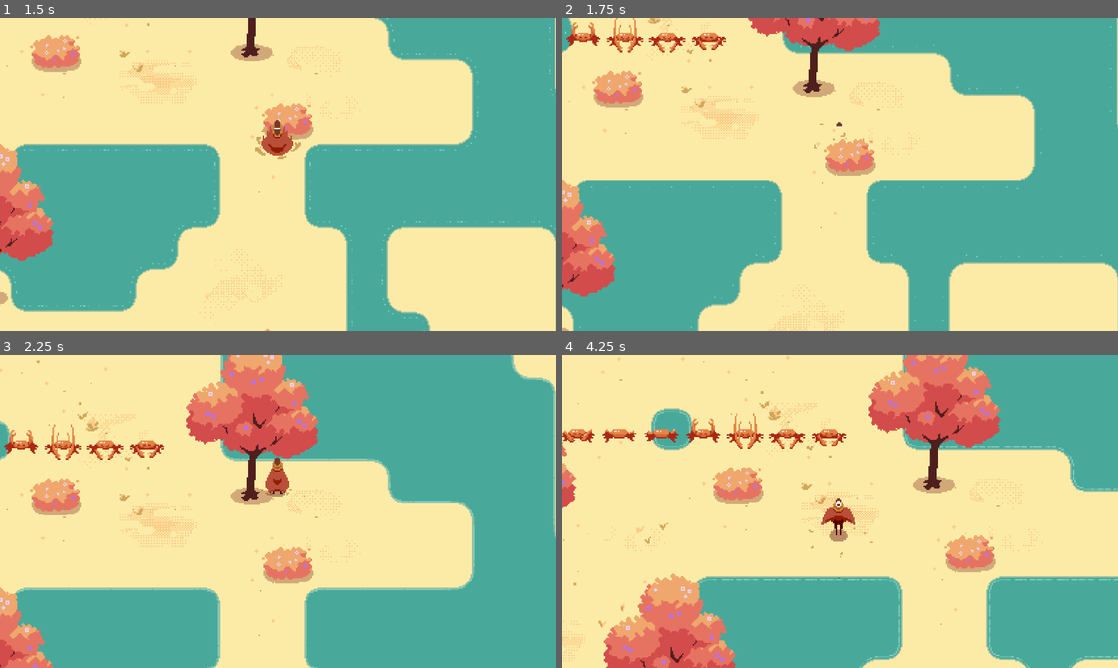
Above: before the commit, frames 1-4 (two rows, left to right).
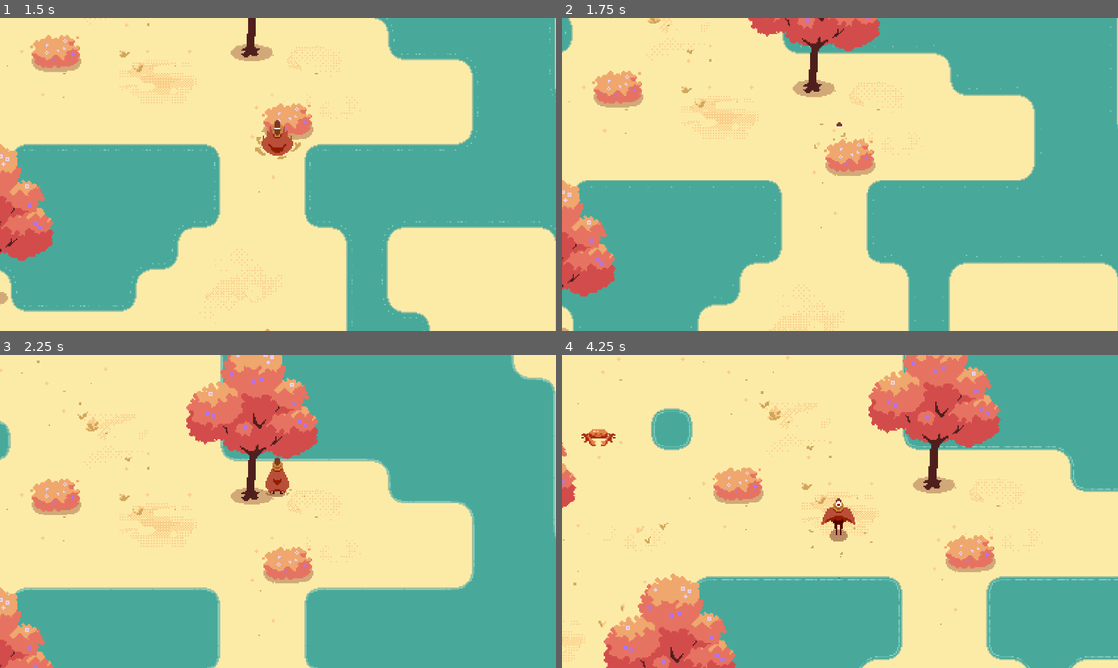
Above: after the commit, the same moments.

Repository: Lukko-Digital/Sift
Game: Godot game, scene res://scenes/main.tscn
Two runs of this game, one before a commit and one after it. Both use one fixed random seed, a clock stepped at 60 frames per second and the inputs below. The engine's default icon, where the game draws it, is replaced by a stand-in: a white triangle on a blue panel in a dark square.
Inputs (mouse positions are in pixels of both pictures, inside the frame that each line leads up to):
- Up to frame 1 (1.5 s): move the mouse to (250, 237) at 0.52 s; hold W (up) from 0.53 s (still down); click (250, 237) at 0.6 s; move the mouse to (444, 221) at 1.27 s; tap Space (dash) at 1.35 s
- Up to frame 2 (1.75 s): keep holding W (up)
- Up to frame 3 (2.25 s): move the mouse to (111, 464) at 2.02 s; release W (up) at 2.03 s; hold A (left) from 2.03 s (still down); tap E (interact) at 2.1 s
- Up to frame 4 (4.25 s): move the mouse to (867, 511) at 2.77 s; click (867, 511) at 2.85 s; move the mouse to (756, 433) at 3.52 s; release A (left) at 3.53 s; hold S (down) from 3.53 s (still down); tap Space (dash) at 3.6 s

Frame 1 is identical in both runs. In frame 2, 0.9% of the frame differs, in the area x 0-30%, y 0-12%; in frame 3, 0.9%; in frame 4, 1.5%, in the area x 0-52%, y 18-30%.

Commit message:
add initial animations

Diff:
--- a/scenes/enemies/crab.tscn
+++ b/scenes/enemies/crab.tscn
@@ -1,10 +1,99 @@
-[gd_scene load_steps=11 format=3 uid="uid://dxblb7s0p3c5n"]
+[gd_scene load_steps=17 format=3 uid="uid://dxblb7s0p3c5n"]
 
 [ext_resource type="Texture2D" uid="uid://in1qktimkaap" path="res://assets/png/crab-Sheet.png" id="1_65ej8"]
 [ext_resource type="Script" path="res://scripts/enemies/crab/crab_state_machine.gd" id="2_ka2el"]
 [ext_resource type="Script" path="res://scripts/enemies/crab/states/idle.gd" id="3_7bnq2"]
 [ext_resource type="Script" path="res://scripts/enemies/crab/states/track.gd" id="4_dlb10"]
 [ext_resource type="Script" path="res://scripts/enemies/crab/states/attack.gd" id="5_qmlcd"]
+
+[sub_resource type="Animation" id="Animation_t3wjl"]
+resource_name = "Idle_front"
+loop_mode = 1
+tracks/0/type = "value"
+tracks/0/imported = false
+tracks/0/enabled = true
+tracks/0/path = NodePath(".:frame")
+tracks/0/interp = 1
+tracks/0/loop_wrap = false
+tracks/0/keys = {
+"times": PackedFloat32Array(0, 0.5),
+"transitions": PackedFloat32Array(1, 1),
+"update": 0,
+"values": [0, 1]
+}
+
+[sub_resource type="Animation" id="Animation_dkcx4"]
+resource_name = "Idle_back"
+loop_mode = 1
+tracks/0/type = "value"
+tracks/0/imported = false
+tracks/0/enabled = true
+tracks/0/path = NodePath(".:frame")
+tracks/0/interp = 1
+tracks/0/loop_wrap = false
+tracks/0/keys = {
+"times": PackedFloat32Array(0, 0.5),
+"transitions": PackedFloat32Array(1, 1),
+"update": 0,
+"values": [2, 3]
+}
+
+[sub_resource type="Animation" id="Animation_fced2"]
+resource_name = "Run_front"
+loop_mode = 1
+tracks/0/type = "value"
+tracks/0/imported = false
+tracks/0/enabled = true
+tracks/0/path = NodePath(".:frame")
+tracks/0/interp = 1
+tracks/0/loop_wrap = false
+tracks/0/keys = {
+"times": PackedFloat32Array(0, 0.5),
+"transitions": PackedFloat32Array(1, 1),
+"update": 0,
+"values": [4, 5]
+}
+
+[sub_resource type="Animation" id="Animation_afljr"]
+resource_name = "Run_back"
+loop_mode = 1
+tracks/0/type = "value"
+tracks/0/imported = false
+tracks/0/enabled = true
+tracks/0/path = NodePath(".:frame")
+tracks/0/interp = 1
+tracks/0/loop_wrap = false
+tracks/0/keys = {
+"times": PackedFloat32Array(0, 0.5),
+"transitions": PackedFloat32Array(1, 1),
+"update": 0,
+"values": [6, 7]
+}
+
+[sub_resource type="Animation" id="Animation_eth1l"]
+resource_name = "Attack_front"
+loop_mode = 1
+tracks/0/type = "value"
+tracks/0/imported = false
+tracks/0/enabled = true
+tracks/0/path = NodePath(".:frame")
+tracks/0/interp = 1
+tracks/0/loop_wrap = false
+tracks/0/keys = {
+"times": PackedFloat32Array(0, 0.5),
+"transitions": PackedFloat32Array(1, 1),
+"update": 0,
+"values": [8, 11]
+}
+
+[sub_resource type="AnimationLibrary" id="AnimationLibrary_du8fy"]
+_data = {
+"Attack_front": SubResource("Animation_eth1l"),
+"Idle_back": SubResource("Animation_dkcx4"),
+"Idle_front": SubResource("Animation_t3wjl"),
+"Run_back": SubResource("Animation_afljr"),
+"Run_front": SubResource("Animation_fced2")
+}
 
 [sub_resource type="RectangleShape2D" id="RectangleShape2D_2f18y"]
 size = Vector2(24, 8)
@@ -28,6 +117,13 @@
 [node name="Sprite2D" type="Sprite2D" parent="."]
 position = Vector2(0, -8)
 texture = ExtResource("1_65ej8")
+hframes = 12
+frame = 11
+
+[node name="AnimationPlayer" type="AnimationPlayer" parent="Sprite2D"]
+libraries = {
+"": SubResource("AnimationLibrary_du8fy")
+}
 
 [node name="HitBox" type="CollisionShape2D" parent="."]
 shape = SubResource("RectangleShape2D_2f18y")
@@ -38,6 +134,7 @@
 [node name="ReNavTimer" type="Timer" parent="NavigationAgent2D"]
 
 [node name="StateMachine" type="Node2D" parent="."]
+visible = false
 script = ExtResource("2_ka2el")
 initial_state = NodePath("Idle")
 
@@ -81,18 +178,21 @@
 [node name="AttackTimer" type="Timer" parent="StateMachine/Attack"]
 
 [node name="AggroRadius" type="Area2D" parent="."]
+visible = false
 collision_layer = 0
 
 [node name="CollisionShape2D" type="CollisionShape2D" parent="AggroRadius"]
 shape = SubResource("CircleShape2D_knnf7")
 
 [node name="TrackingRadius" type="Area2D" parent="."]
+visible = false
 collision_layer = 0
 
 [node name="CollisionShape2D" type="CollisionShape2D" parent="TrackingRadius"]
 shape = SubResource("CircleShape2D_0ufsb")
 
 [node name="AttackRadius" type="Area2D" parent="."]
+visible = false
 collision_layer = 0
 
 [node name="CollisionShape2D" type="CollisionShape2D" parent="AttackRadius"]
